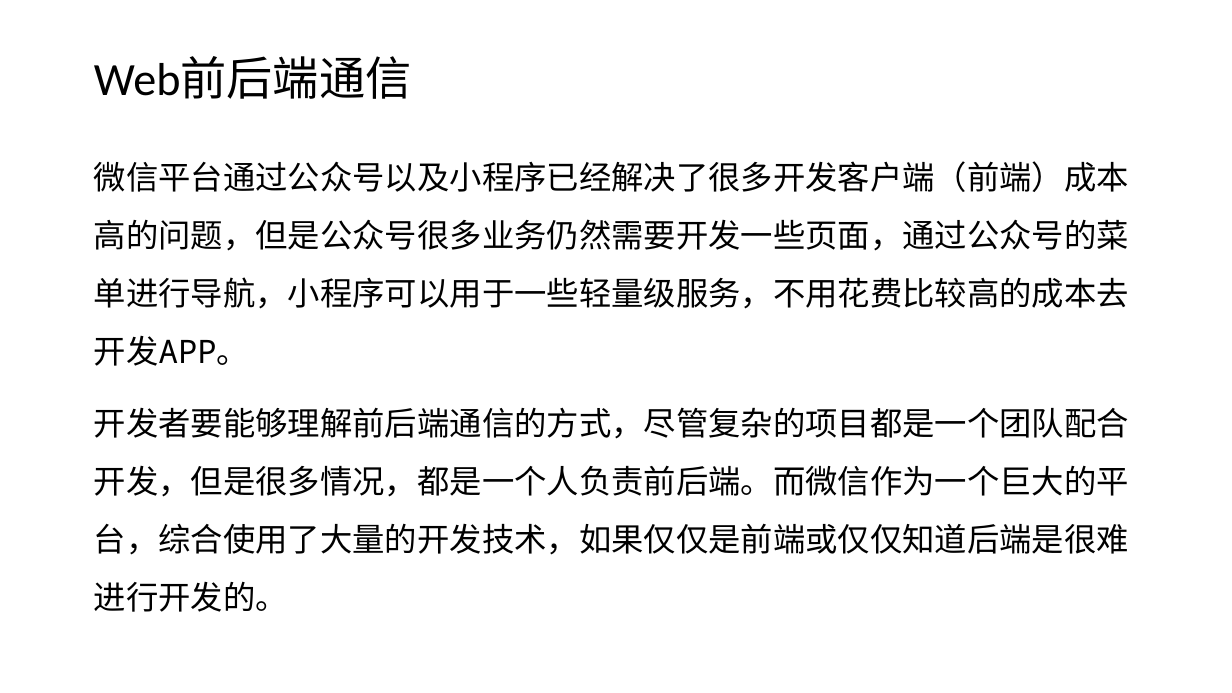
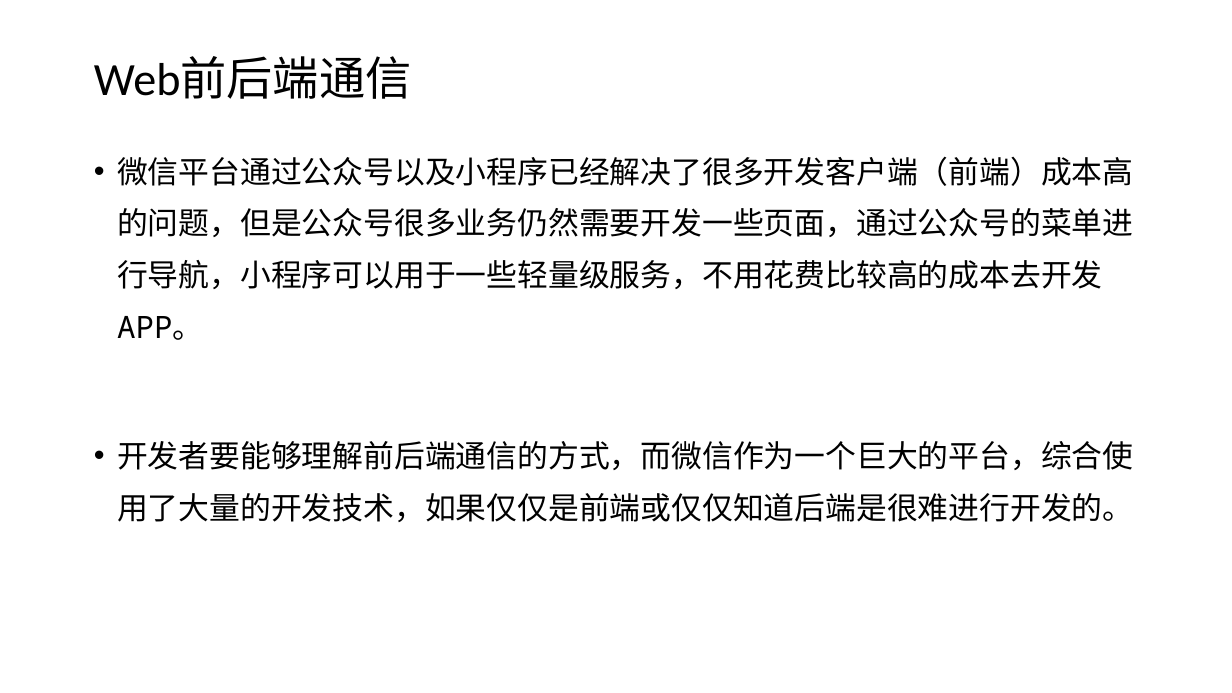
Before and after one commit to edu2act/course-wechat-and-miniprogram, a slide deck: slide 4 of ch01/技术清单.pptx. Drawn at 1232x693 pixels with LibreOffice and Linux fonts; fonts in the diff are those of the drawing. Boxes give left, top, right and bottom in pixels: in the first picture for what was removed or moved away, otherwise in the second. Text is boxed around its words. In the diff, an @@ line names an element or a change of style, - is before the commit and + after.

```diff
--- a/ch01/技术清单.pptx
+++ b/ch01/技术清单.pptx
@@ text at box(117, 156, 1133, 340): size 25.2 to 24 pt in "微信平台通过公众号以及小程序已经解决了很多开发客户端（前端）成本高的问题，但是公众号很多业务仍然需要开发一些页面，通过公 ..."; bullet none to •; line spacing 1.5 to 1.4 @@
@@ text at box(117, 441, 1133, 522): text changed; size 25.2 to 24 pt @@
-开发者要能够理解前后端通信的方式，尽管复杂的项目都是一个团队配合开发，但是很多情况，都是一个人负责前后端。而微信作为一个巨大的平台，综合使用了大量的开发技术，如果仅仅是前端或仅仅知道后端是很难进行开发的。
+• 开发者要能够理解前后端通信的方式，而微信作为一个巨大的平台，综合使用了大量的开发技术，如果仅仅是前端或仅仅知道后端是很难进行开发的。
```
Also in this commit, not shown: 7 other slides changed, 3 other files.
